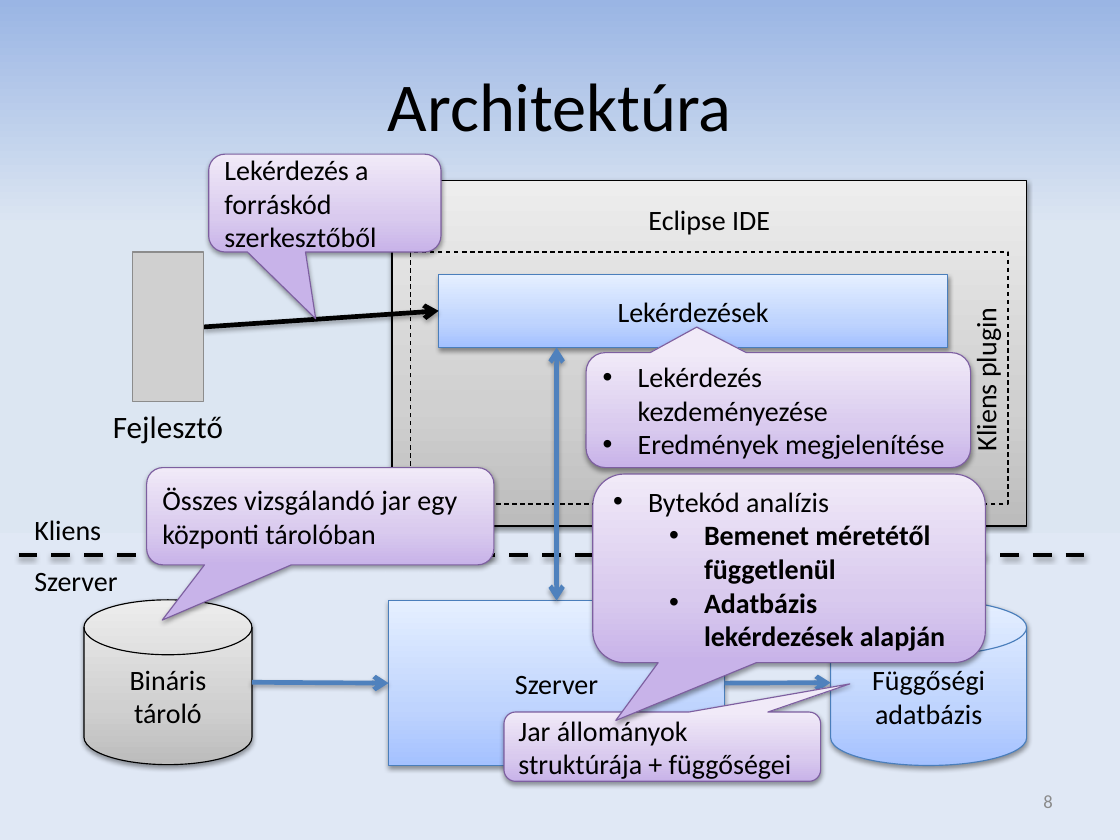
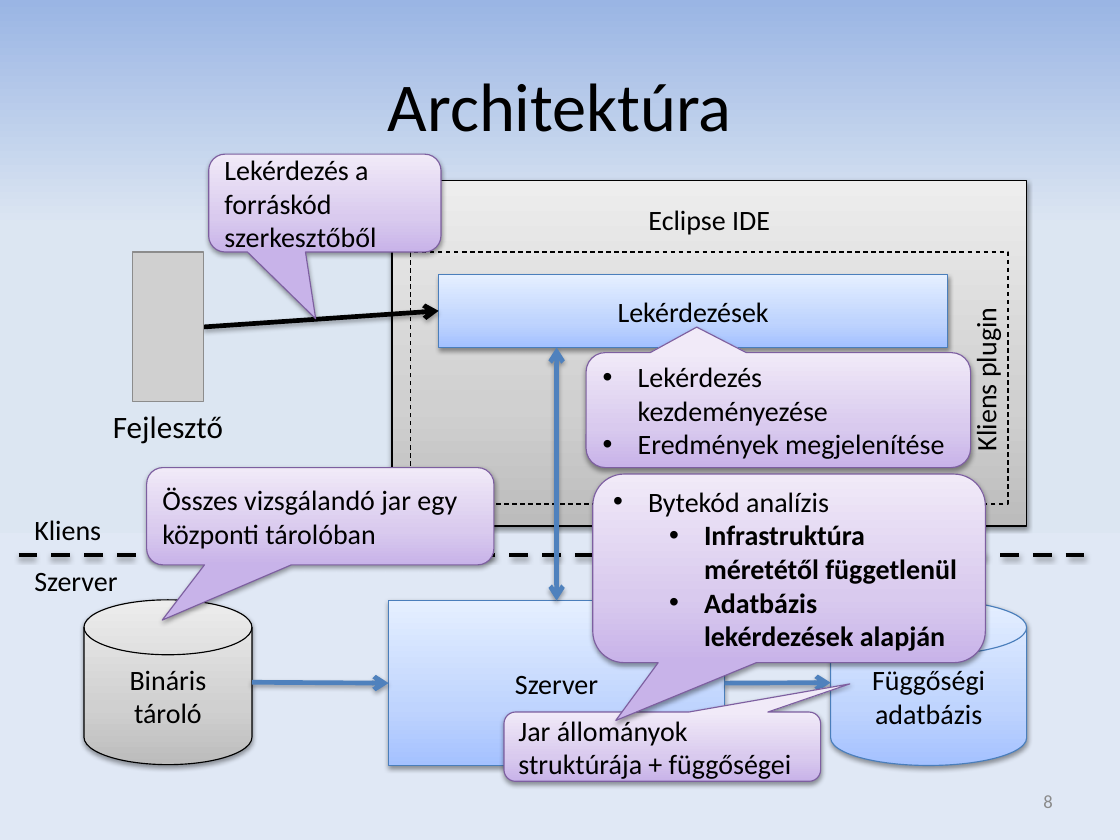
Before and after one commit to donat/incquery-deps, a slide deck: slide 8 of incquery-deps-documentation/presentation/tdk_pres_hu_v3.pptx. Drawn at 1120x840 pixels with LibreOffice and Linux fonts; fonts in the diff are those of the drawing; grey boxes stand for pictures. Boxes give left, top, right and bottom in pixels: in the first picture for what was removed or moved away, otherwise in the second. Text is boxed around its words. In the diff, an @@ line names an element or a change of style, - is before the commit and + after.

```diff
--- a/incquery-deps-documentation/presentation/tdk_pres_hu_v3.pptx
+++ b/incquery-deps-documentation/presentation/tdk_pres_hu_v3.pptx
@@ text in rounded speech box at (704,525,957,584): text changed @@
-  • Bemenet méretétől függetlenül
+  • Infrastruktúra méretétől függetlenül
```
Also in this commit, not shown: 7 other slides changed, 4 slides added.
